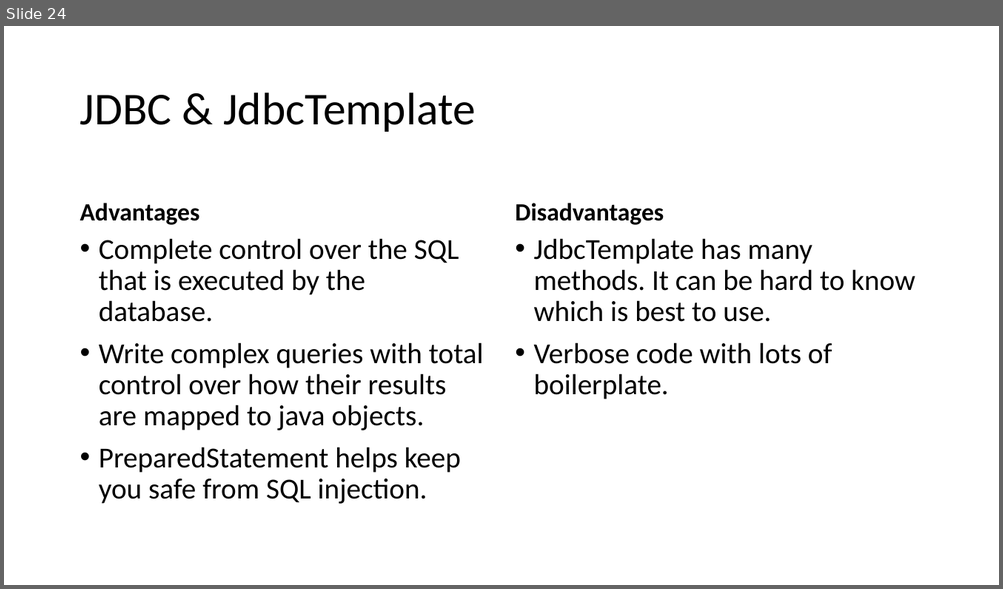
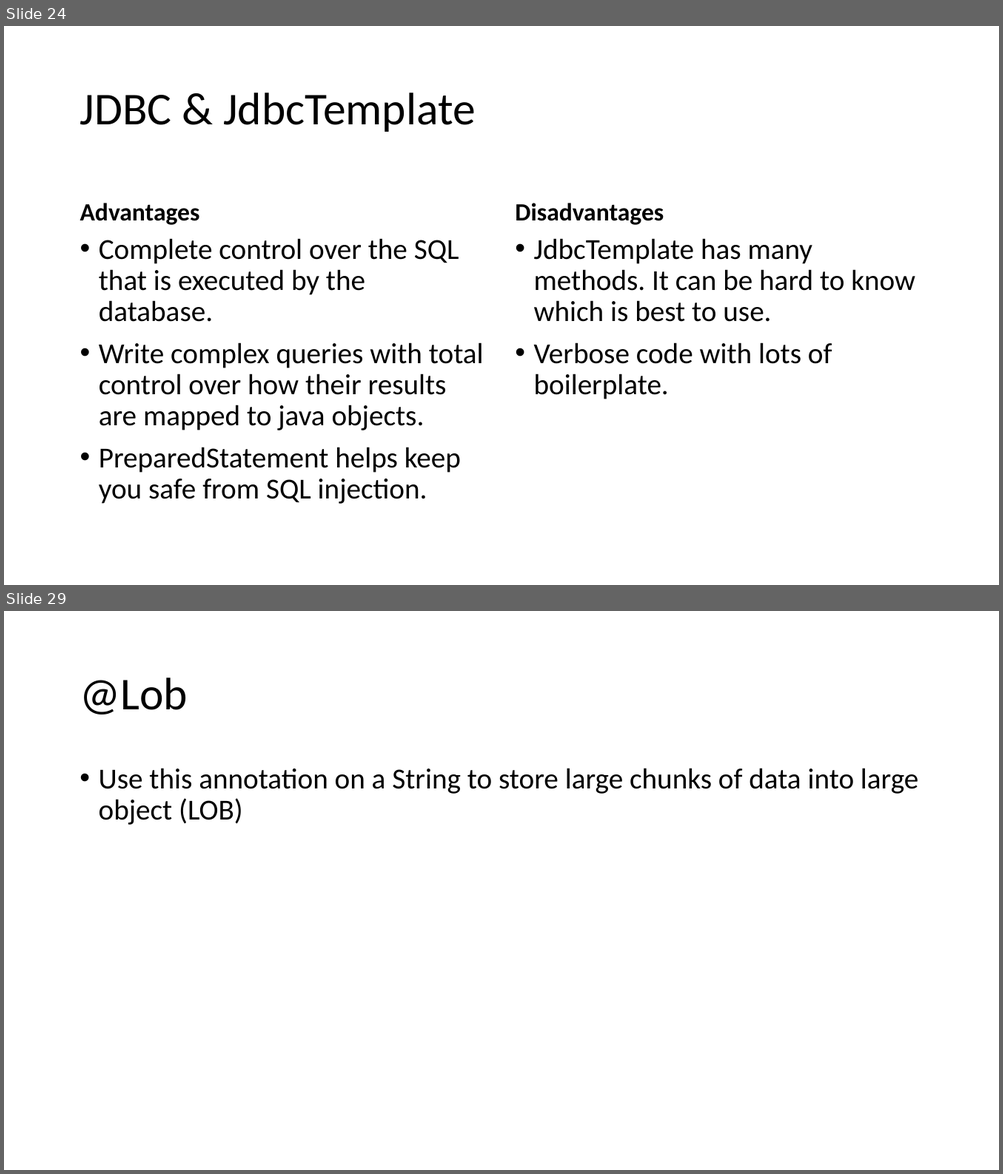
Before and after one commit to ryl/cybr406-2020, a slide deck: files/databases.pptx. Shown one above the other, each under a label of ours: slide 24 before the commit, slides 24 and 29 after it; the slides between them are not shown. The pictures are 1003x589 and 1003x1174 pixels, drawn with LibreOffice and Linux fonts; fonts in the diff are those of the drawing. Boxes give left, top, right and bottom in pixels: in the first picture for what was removed or moved away, otherwise in the second. Text is boxed around its words. In the diff, an @@ line names an element or a change of style, - is before the commit and + after.

```diff
--- a/files/databases.pptx
+++ b/files/databases.pptx
@@ slide 29 added at [4, 611, 999, 1170], background #FFFFFF @@
@@ title added at [79, 678, 188, 715], 44 pt, text #000000 @@
+@Lob
@@ text added at [99, 768, 918, 825], 28 pt, text #000000 @@
+• Use this annotation on a String to store large chunks of data into large object (LOB)
```
Also in this commit, not shown: 13 other slides added, 2 other files.
